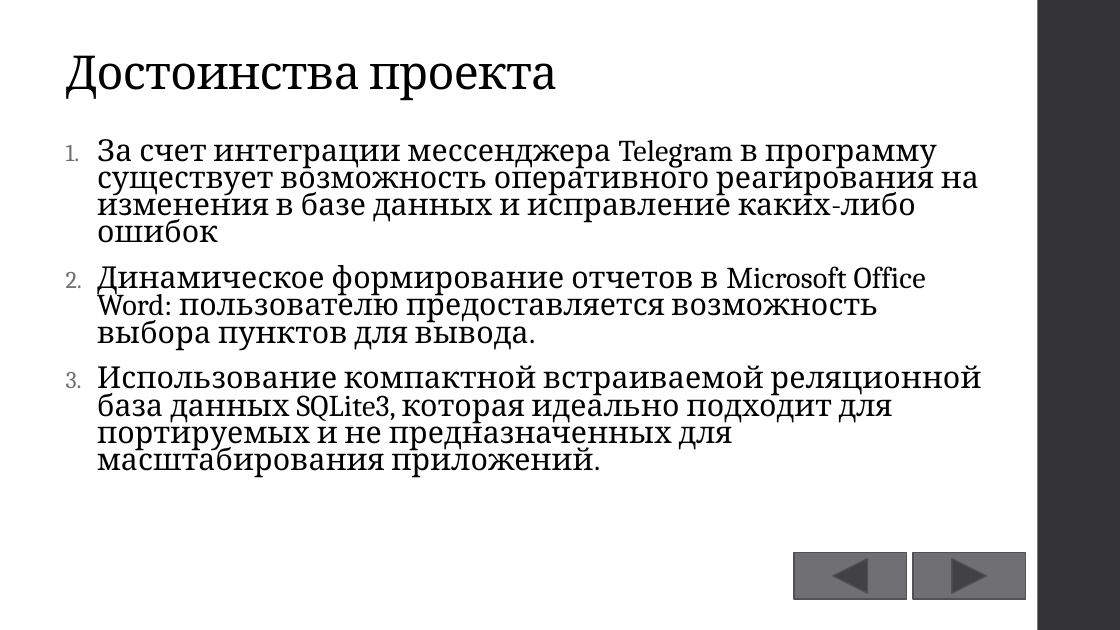
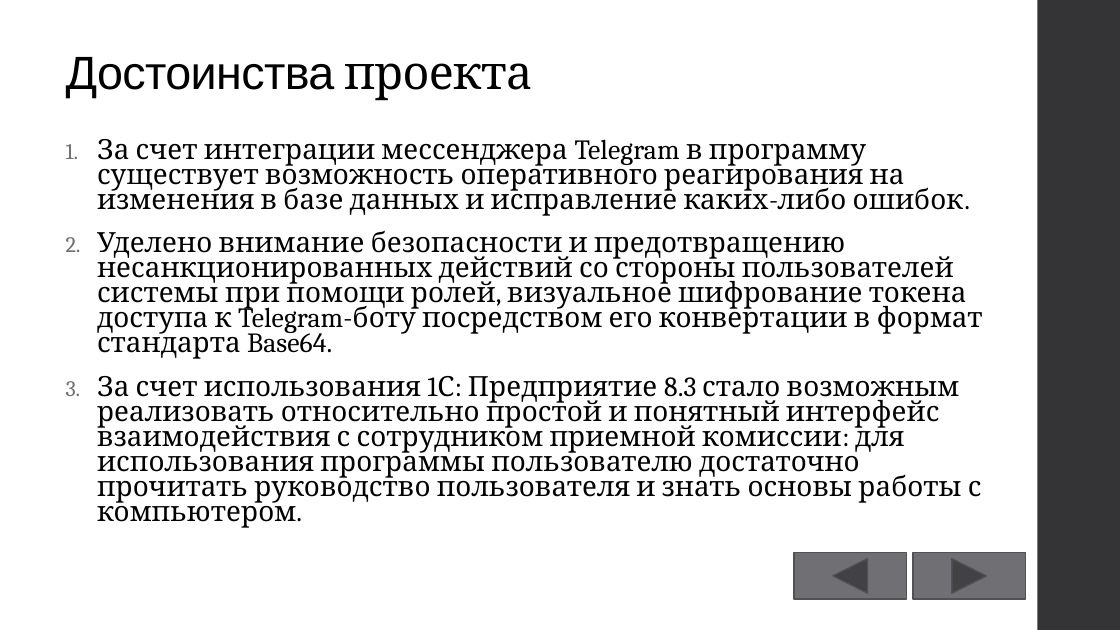
Before and after one commit to GeorgiyDemo/KIP, a slide deck: slide 9 of Course III/БД/1C/Курсовой/Презентация.pptx (slide 10 before the commit). Drawn at 1120x630 pixels with LibreOffice and Linux fonts; fonts in the diff are those of the drawing. Boxes give left, top, right and bottom in pixels: in the first picture for what was removed or moved away, otherwise in the second. Text is boxed around its words. In the diff, an @@ line names an element or a change of style, - is before the commit and + after.

```diff
--- a/Course III/БД/1C/Курсовой/Презентация.pptx
+++ b/Course III/БД/1C/Курсовой/Презентация.pptx
@@ title "Достоинства проекта" at bbox=[66, 57, 532, 101]: font Cambria to Arial in "Достоинства" @@
@@ text at bbox=[97, 139, 983, 528]: text changed; size 25.9 to 23.8 pt @@
-1. За счет интеграции мессенджера Telegram в программу существует возможность оперативного реагирования на изменения в базе данных и исправление каких-либо ошибок
-2. Динамическое формирование отчетов в Microsoft Office Word: пользователю предоставляется возможность выбора пунктов для вывода.
-3. Использование компактной встраиваемой реляционной база данных SQLite3, которая идеально подходит для портируемых и не предназначенных для масштабирования приложений.
+1. За счет интеграции мессенджера Telegram в программу существует возможность оперативного реагирования на изменения в базе данных и исправление каких-либо ошибок.
+2. Уделено внимание безопасности и предотвращению несанкционированных действий со стороны пользователей системы при помощи ролей, визуальное шифрование токена доступа к Telegram-боту посредством его конвертации в формат стандарта Base64.
+3. За счет использования 1С: Предприятие 8.3 стало возможным реализовать относительно простой и понятный интерфейс взаимодействия с сотрудником приемной комиссии: для использования программы пользователю достаточно прочитать руководство пользователя и знать основы работы с компьютером.
```
Also in this commit, not shown: 3 other slides changed, 4 slides added, 5 slides removed, 1 other file.
